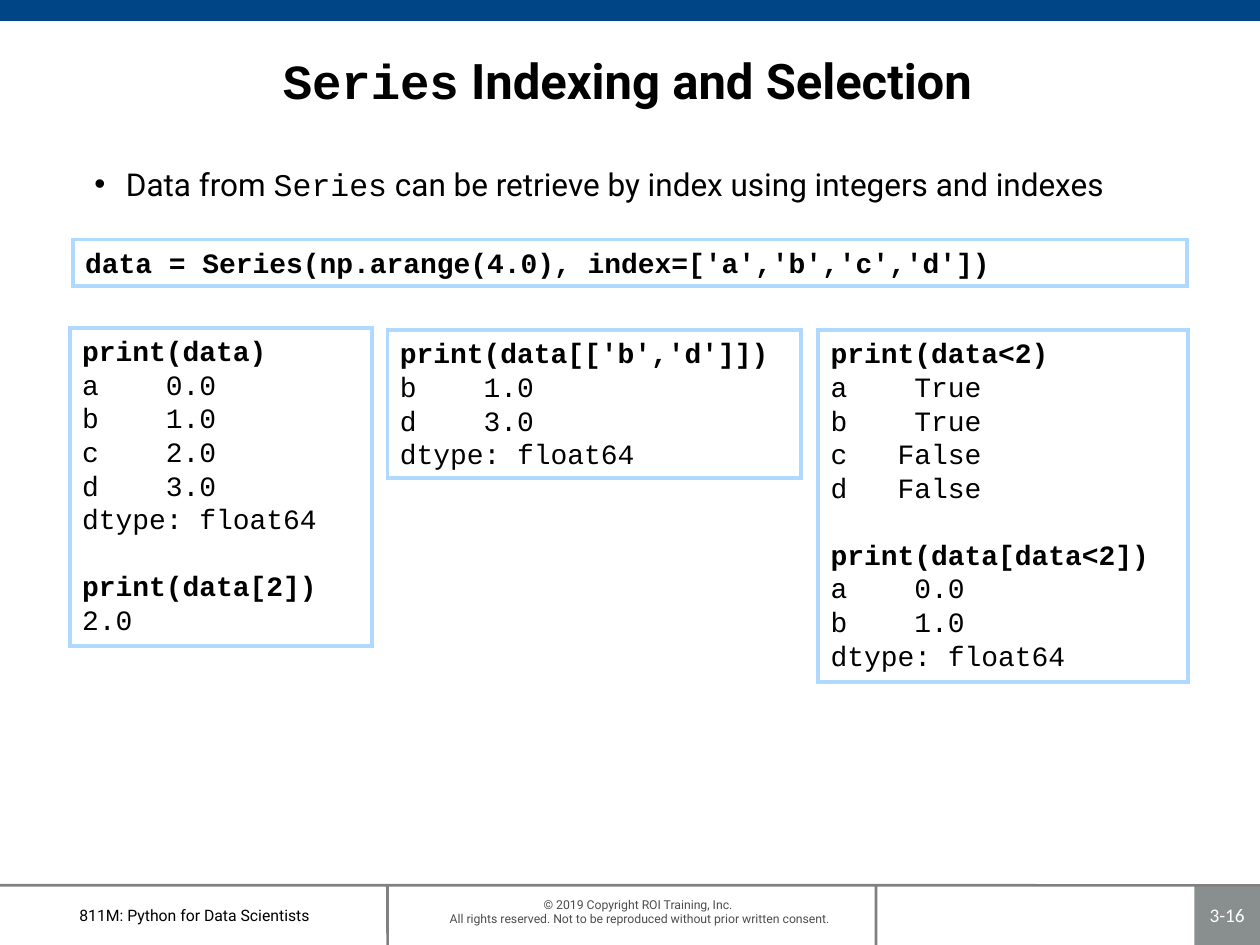
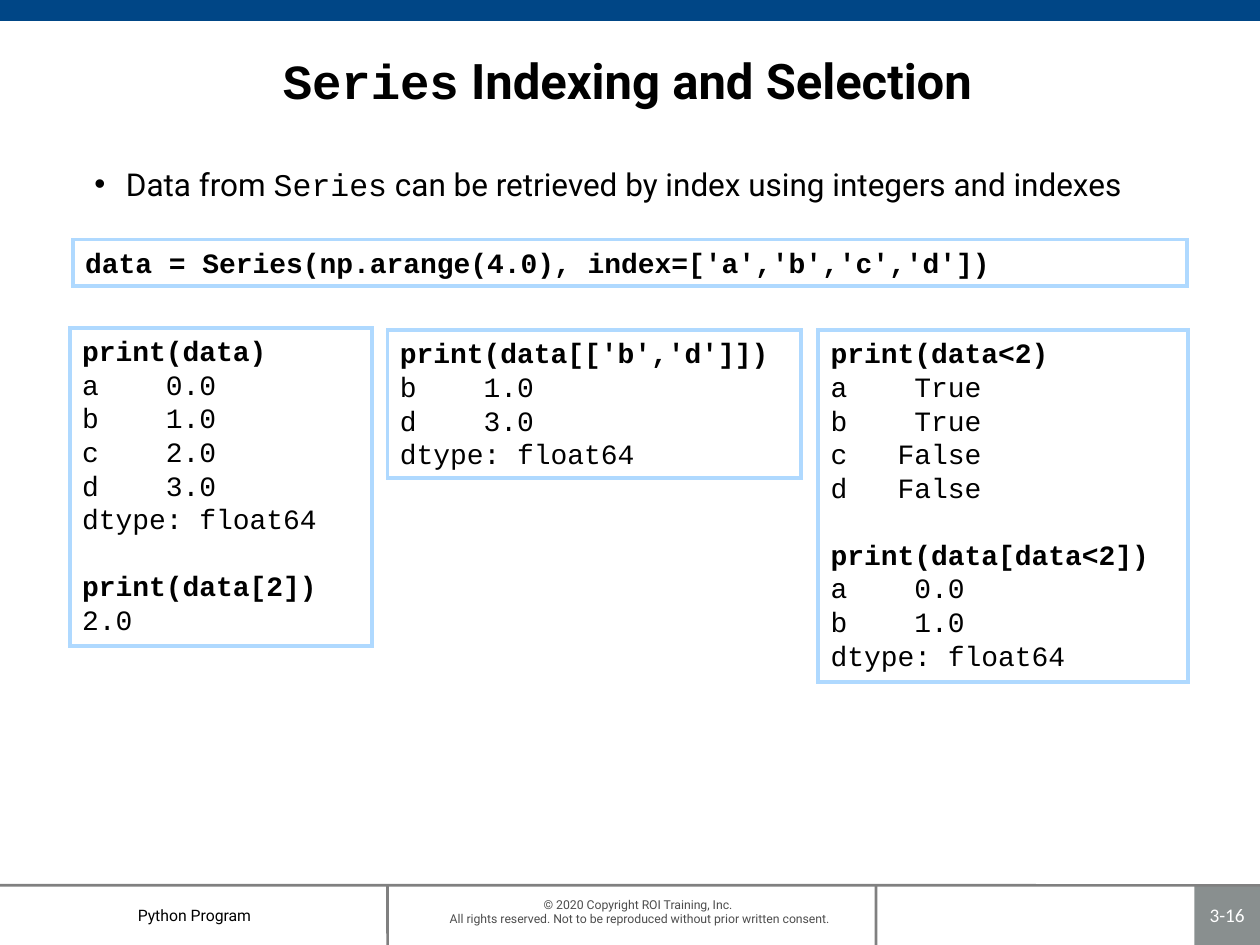
Before and after one commit to roitraining/PythonProgram, a slide deck: slide 16 of Day3-Pandas/Ch03-Pandas.pptx. Drawn at 1260x945 pixels with LibreOffice and Linux fonts; fonts in the diff are those of the drawing; background and template pictures are left out. Boxes give left, top, right and bottom in pixels: in the first picture for what was removed or moved away, otherwise in the second. Text is boxed around its words. In the diff, an @@ line names an element or a change of style, - is before the commit and + after.

```diff
--- a/Day3-Pandas/Ch03-Pandas.pptx
+++ b/Day3-Pandas/Ch03-Pandas.pptx
@@ text at (x1=126, y1=172, x2=1122, y2=203): text changed @@
-• Data from Series can be retrieve by index using integers and indexes
+• Data from Series can be retrieved by index using integers and indexes
@@ text at (x1=138, y1=909, x2=251, y2=925): text changed @@
-811M: Python for Data Scientists
+Python Program
@@ text at (x1=450, y1=900, x2=830, y2=926): text changed @@
-© 2019 Copyright ROI Training, Inc.
-All rights reserved. Not to be reproduced without prior written consent.
+© 2020 Copyright ROI Training, Inc.
+All rights reserved. Not to be reproduced without prior written consent.
```
Also in this commit, not shown: 45 other slides changed, 1 other file.
